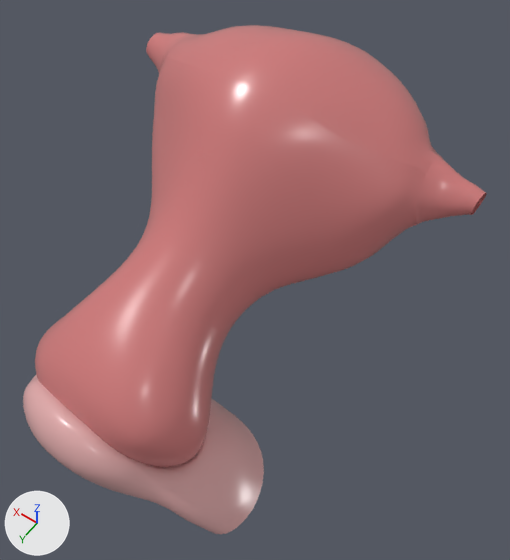
The glTF model raw-data/millitome/uterus-female-upenn/v1.0/3d-vh-f-uterus.glb, before and after one commit.
Before and after are seen from a 50 mm lens placed at (-0.0525, 0.1058, 0.1034), pointed at (-0.0177, 0.0572, 0.027). The axes (+X, +Y, +Z) are drawn at lower left. The lights are the same throughout. The older version comes first. Where no turn or scale is listed for an object, it has been applied to the vertices.

The first picture shows 'VH_F_body_of_uterus', 'VH_F_cervicovaginal_junction', 'VH_F_cervix', 'VH_F_cornua', 'VH_F_fundus_of_uterus', 'VH_F_lower_uterine_segment'.
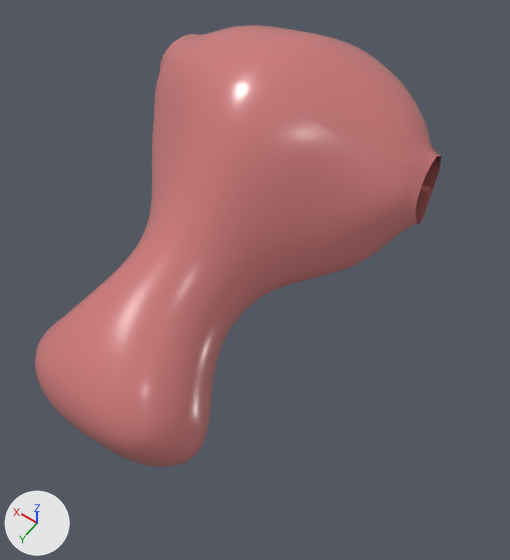
The change, as JSON lines over the scene's bpy script:
```json
{"op": "remove", "block": "ob_vh_f_cervicovaginal_junction", "code": ["ob_vh_f_cervicovaginal_junction = bpy.data.objects.new('VH_F_cervicovaginal_junction', me_vh_f_cervicovaginal_junction)", "ob_vh_f_cervicovaginal_junction.location = (0.0, 0.0, 0.0)"]}
{"op": "remove", "block": "ob_vh_f_cornua", "code": ["ob_vh_f_cornua = bpy.data.objects.new('VH_F_cornua', me_vh_f_cornua)", "ob_vh_f_cornua.location = (0.0, 0.0, 0.0)"]}
```

Boxes (x1, y1, x2, y2) around the edits, measured in the pictures (510 x 560 px):
```json
{"object": "VH_F_cervicovaginal_junction", "change": "deleted", "before": [23, 374, 264, 534]}
{"object": "VH_F_cornua", "change": "deleted", "before": [146, 33, 487, 224]}
```
